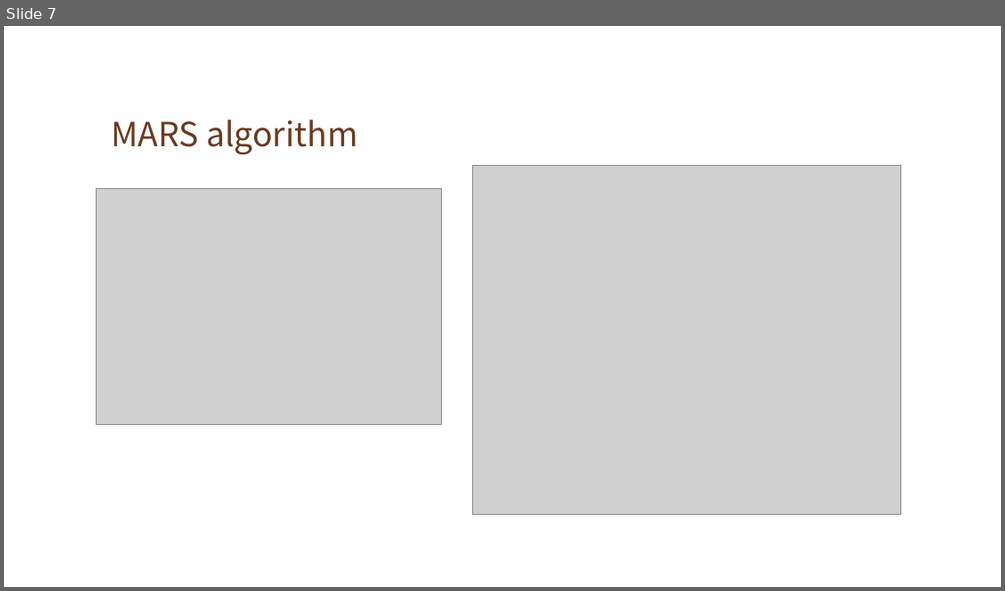
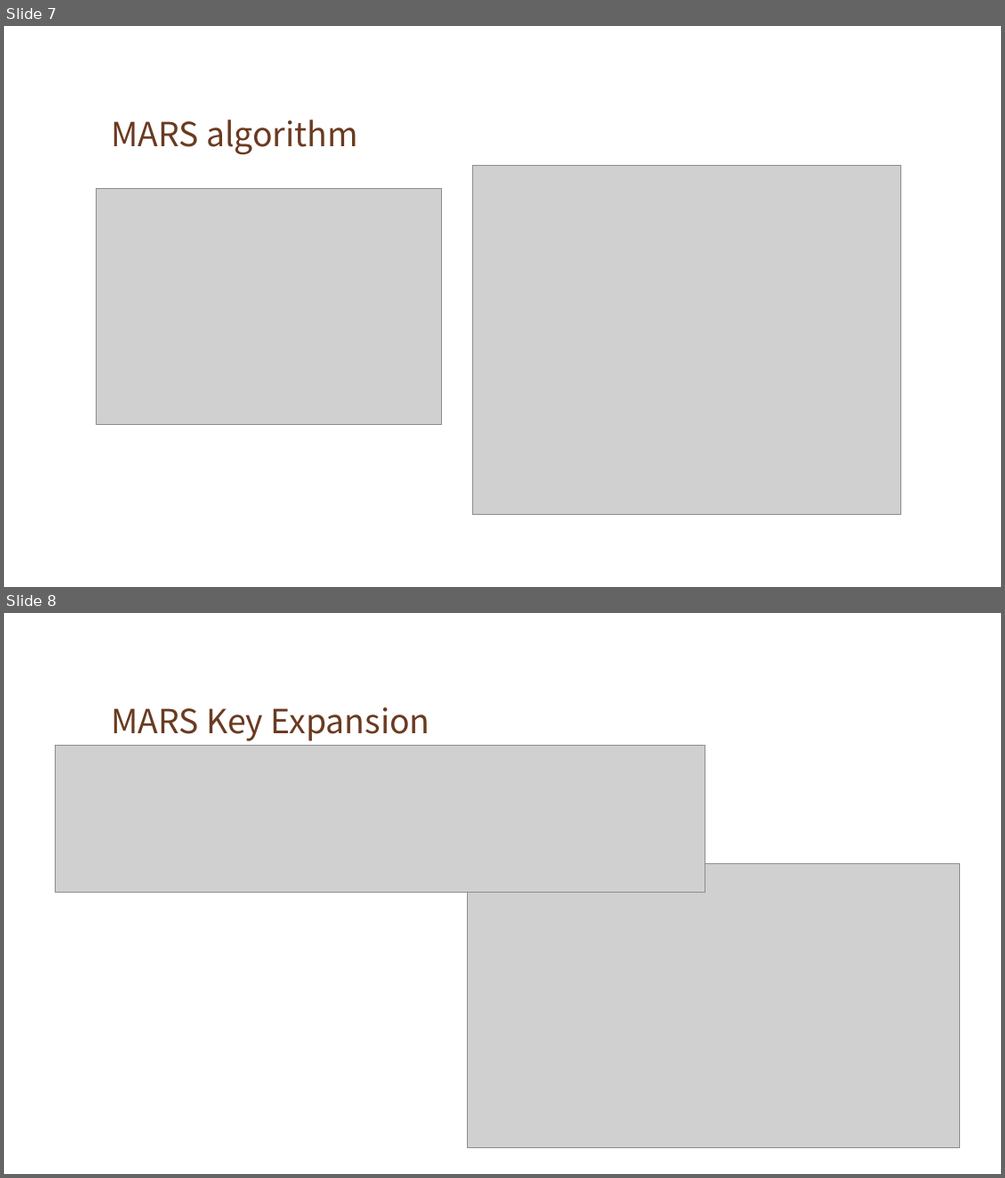
Before and after one commit to gordon636798/DiffieHellman-AES, a slide deck: 報告.pptx. Shown one above the other, each under a label of ours: slide 7 before the commit, slides 7 and 8 after it. The pictures are 1005x591 and 1005x1178 pixels, drawn with LibreOffice and Linux fonts; fonts in the diff are those of the drawing; grey boxes stand for pictures; background and template pictures are left out. Boxes give left, top, right and bottom in pixels: in the first picture for what was removed or moved away, otherwise in the second. Text is boxed around its words. In the diff, an @@ line names an element or a change of style, - is before the commit and + after.

```diff
--- a/報告.pptx
+++ b/報告.pptx
@@ slide 8 added at box(4, 613, 1001, 1174), background picture (left out) @@
@@ title added at box(111, 707, 430, 741), 32 pt, text #6A3A20 @@
+MARS Key Expansion
@@ picture added at box(55, 746, 705, 892) @@
@@ picture added at box(467, 864, 959, 1148) @@
```
Also in this commit, not shown: 1 slide changed, 6 other slides added, 9 slides removed.
